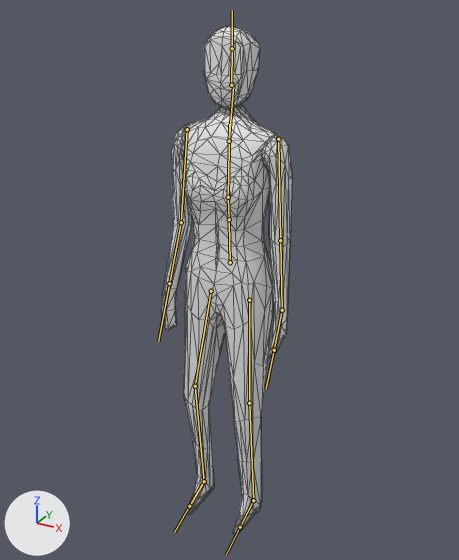
An edit to the FBX model Assets/Models/HG_Models/Mannequin.fbx, drawn before and after from the same camera.
Camera for both pictures: a 50 mm lens placed at (2.57, -4.68, 2.64), pointed at (0.17, -0.32, 0.46). Every picture has the same lights, and +X, +Y and +Z are marked at lower left. The bones that bend it are drawn over the model as lines. Mesh edges are drawn as thin lines.
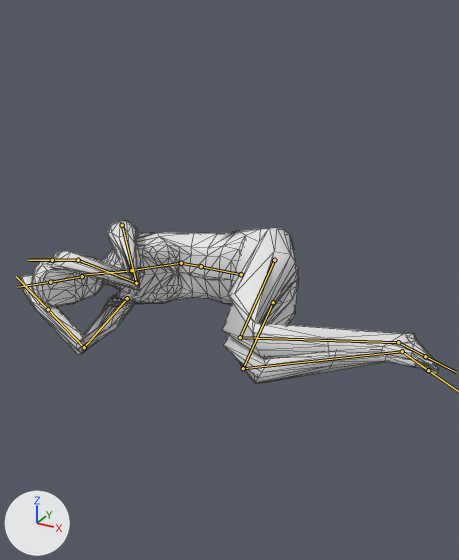
The newer file adds an action. The first version stands in its rest pose; the second is drawn at frame 1 of the action 'Armature|MannequinFetal.001'.

What the commit changed:
Bone 'Waist' (bone_waist) moves from (0.0, 0.0, 0.0) to (0.27, -0.22, 0.01).
Bone 'Waist' (bone_waist) turns from (0, 0, 0) to (2, 2, 90) degrees about its own x, y and z.
Bone 'Chest' (bone_chest) turns from (0, 0, 0) to (54, 0, 0) degrees about its own x, y and z.
Bone 'Arm.R' (bone_arm_r) turns from (0, 0, 0) to (101, 12, 16) degrees about its own x, y and z.
Bone 'ForeArm.R' (bone_forearm_r) turns from (0, 0, 0) to (130, -6, -11) degrees about its own x, y and z.
Bone 'Bone.010' (bone_bone_010) turns from (0, 0, 0) to (-4, -3, -9) degrees about its own x, y and z.
Bone 'Arm.L' (bone_arm_l) moves from (0.0, 0.0, 0.0) to (-0.36, -0.03, 0.0).
Bone 'Arm.L' (bone_arm_l) turns from (0, 0, 0) to (129, 4, 7) degrees about its own x, y and z.
Bone 'ForeArm.L' (bone_forearm_l) turns from (0, 0, 0) to (114, -12, 8) degrees about its own x, y and z.
Bone 'Thigh.R' (bone_thigh_r) turns from (0, 0, 0) to (71, 15, -6) degrees about its own x, y and z.
Bone 'Calf.R' (bone_calf_r) turns from (0, 0, 0) to (-108, -13, 30) degrees about its own x, y and z.
Bone 'Thigh.L' (bone_thigh_l) turns from (0, 0, 0) to (68, 6, 3) degrees about its own x, y and z.
Bone 'Calf.L' (bone_calf_l) turns from (0, 0, 0) to (-103, 0, 0) degrees about its own x, y and z.

Boxes [x1, y1, x2, y2] around the edits, measured in the pictures (459 x 560 px):
'Cube.001', posed (217% wider, 68% shorter)
    before: [161, 26, 292, 534]
    after: [21, 220, 438, 384]
bone 'Waist', root to tip
    before: (230, 262) to (229, 221)
    after: (241, 274) to (202, 267)
bone 'Chest', root to tip
    before: (228, 197) to (229, 124)
    after: (181, 263) to (116, 272)
bone 'Arm.R', root to tip
    before: (278, 139) to (280, 240)
    after: (122, 225) to (136, 283)
bone 'ForeArm.R', root to tip
    before: (280, 240) to (282, 310)
    after: (136, 283) to (78, 260)
bone 'Bone.010', root to tip
    before: (282, 310) to (274, 350)
    after: (78, 260) to (52, 260)
bone 'Arm.L', root to tip
    before: (187, 129) to (181, 222)
    after: (127, 298) to (84, 347)
bone 'ForeArm.L', root to tip
    before: (181, 222) to (169, 283)
    after: (84, 347) to (48, 309)
bone 'Thigh.R', root to tip
    before: (249, 300) to (249, 403)
    after: (274, 260) to (240, 337)
bone 'Calf.R', root to tip
    before: (249, 403) to (253, 500)
    after: (240, 337) to (398, 342)
bone 'Thigh.L', root to tip
    before: (211, 291) to (195, 386)
    after: (273, 302) to (243, 368)
bone 'Calf.L', root to tip
    before: (195, 386) to (204, 481)
    after: (243, 368) to (402, 351)
